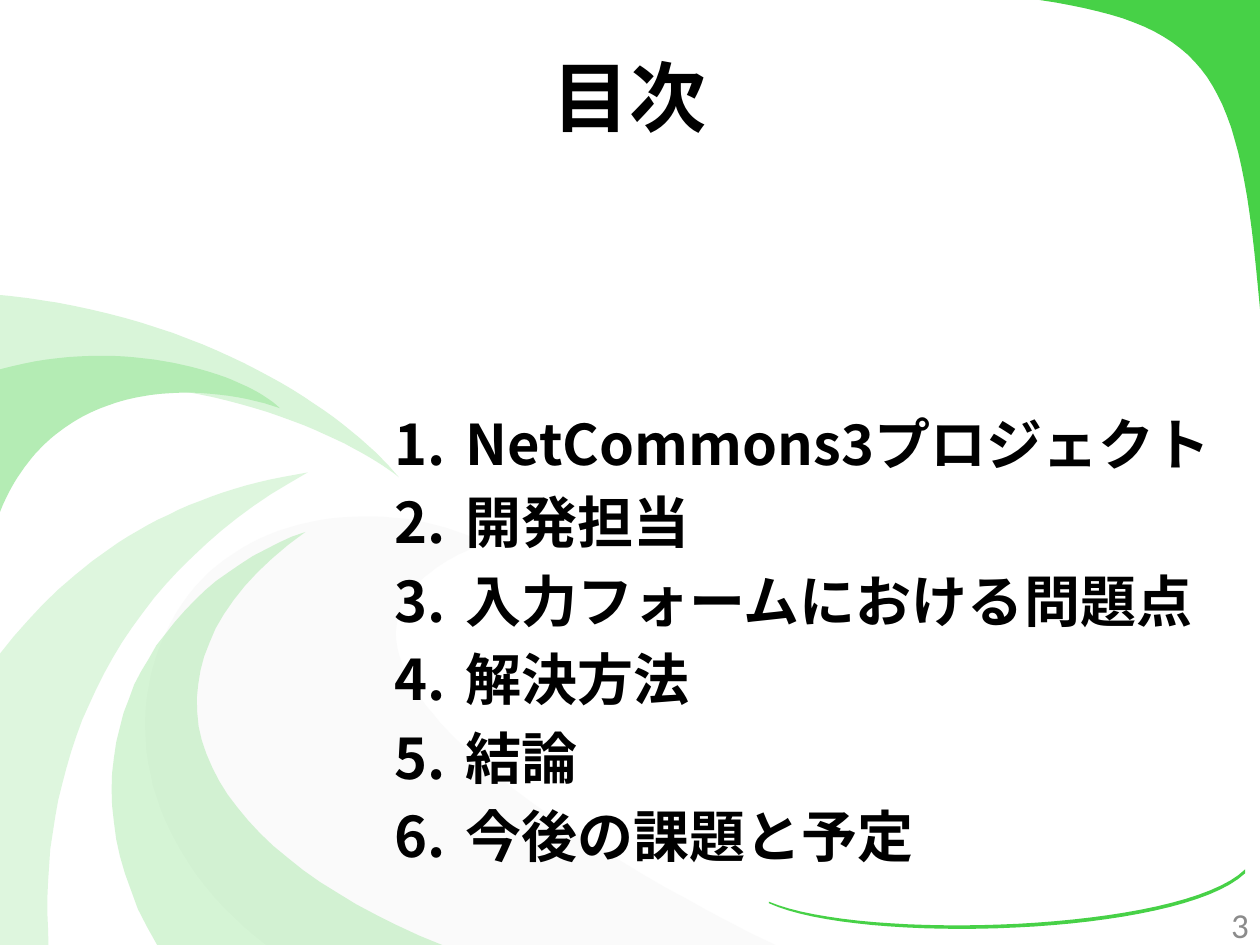
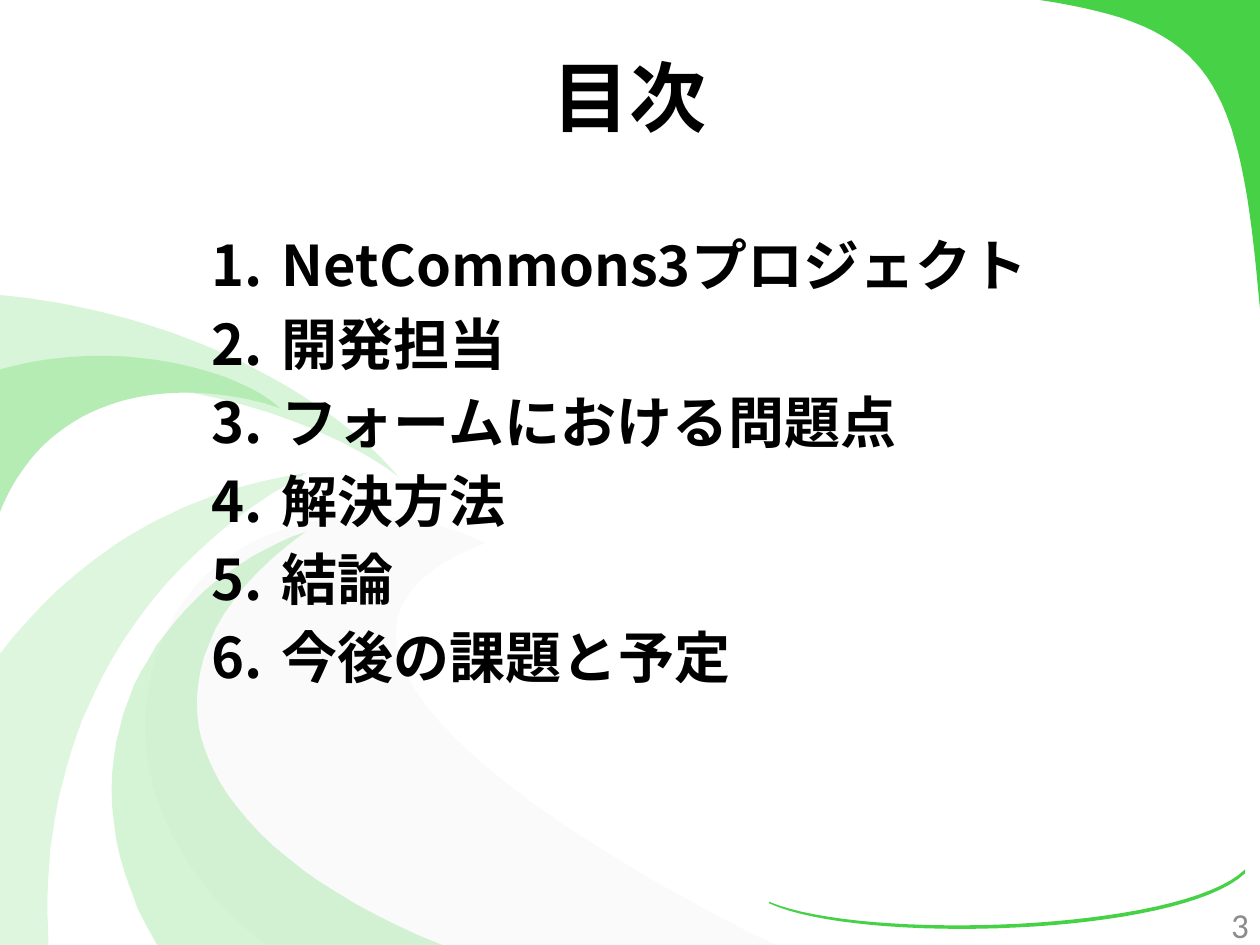
Before and after one commit to kotaro0717/Report-Management, a slide deck: slide 3 of PowerPoint/report_hokada.pptx. Drawn at 1260x945 pixels with LibreOffice and Linux fonts; fonts in the diff are those of the drawing. Boxes give left, top, right and bottom in pixels: in the first picture for what was removed or moved away, otherwise in the second. Text is boxed around its words. In the diff, an @@ line names an element or a change of style, - is before the commit and + after.

Commit message:
パワポ解決方法作成中

```diff
--- a/PowerPoint/report_hokada.pptx
+++ b/PowerPoint/report_hokada.pptx
@@ text "NetCommons3プロジェクト" moved from (x1=465, y1=417, x2=1210, y2=862) to (x1=282, y1=238, x2=1027, y2=683) @@
@@ text at (x1=282, y1=395, x2=897, y2=448): text changed @@
-3. 入力フォームにおける問題点
+3. フォームにおける問題点
```
Also in this commit, not shown: 5 other slides changed, 18 slides added, 3 slides removed, 1 other file.
